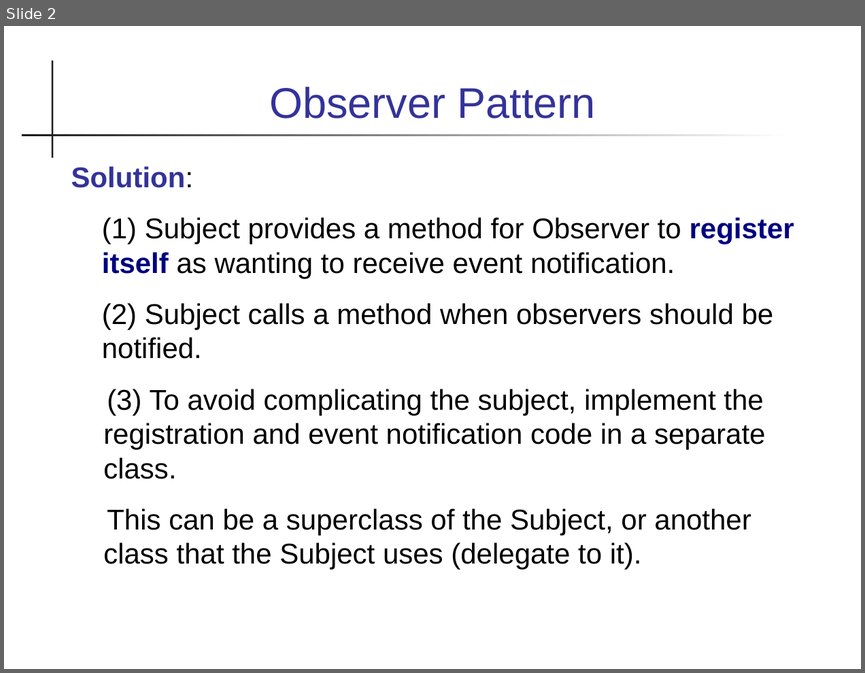
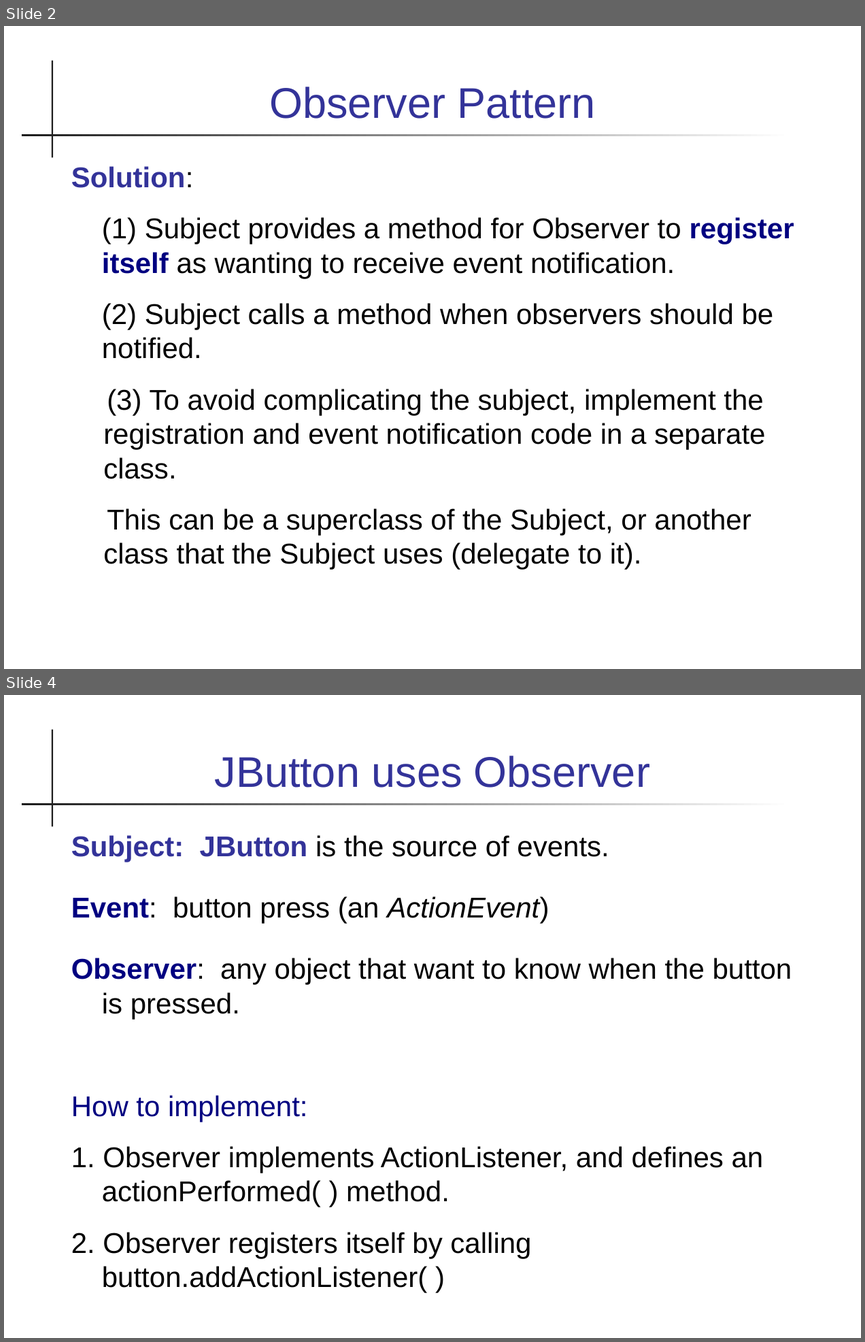
Before and after one commit to skeoop/skeoop.github.io, a slide deck: patterns/Observer Pattern.ppt. Shown one above the other, each under a label of ours: slide 2 before the commit, slides 2 and 4 after it; the slides between them are not shown. The pictures are 865x673 and 865x1342 pixels, drawn with LibreOffice and Linux fonts; fonts in the diff are those of the drawing. Boxes give left, top, right and bottom in pixels: in the first picture for what was removed or moved away, otherwise in the second. Text is boxed around its words. In the diff, an @@ line names an element or a change of style, - is before the commit and + after.

```diff
--- a/patterns/Observer Pattern.ppt
+++ b/patterns/Observer Pattern.ppt
@@ slide 4 added at (4,695,861,1338), background #FFFFFF; not listed: 2 template elements that a slide beside it also shows @@
@@ title added at (215,756,650,787), 36 pt, text #333399 @@
+JButton uses Observer
@@ text added at (71,835,792,1293), 24 pt, text #000000 @@
+Subject: JButton is the source of events.
+Event: button press (an ActionEvent)
+Observer: any object that want to know when the button is pressed.
+How to implement:
+1. Observer implements ActionListener, and defines an actionPerformed( ) method.
+2. Observer registers itself by calling button.addActionListener( )
```
Also in this commit, not shown: 7 slides changed, 5 other slides added, 6 other files.
